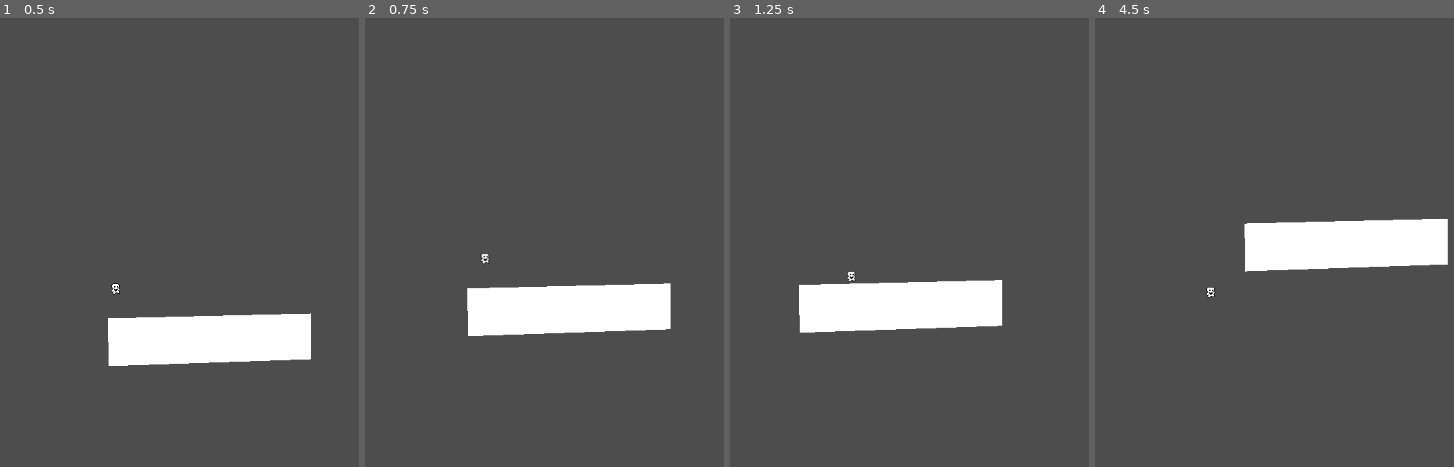
Above: before the commit, frames 1-4 (left to right).
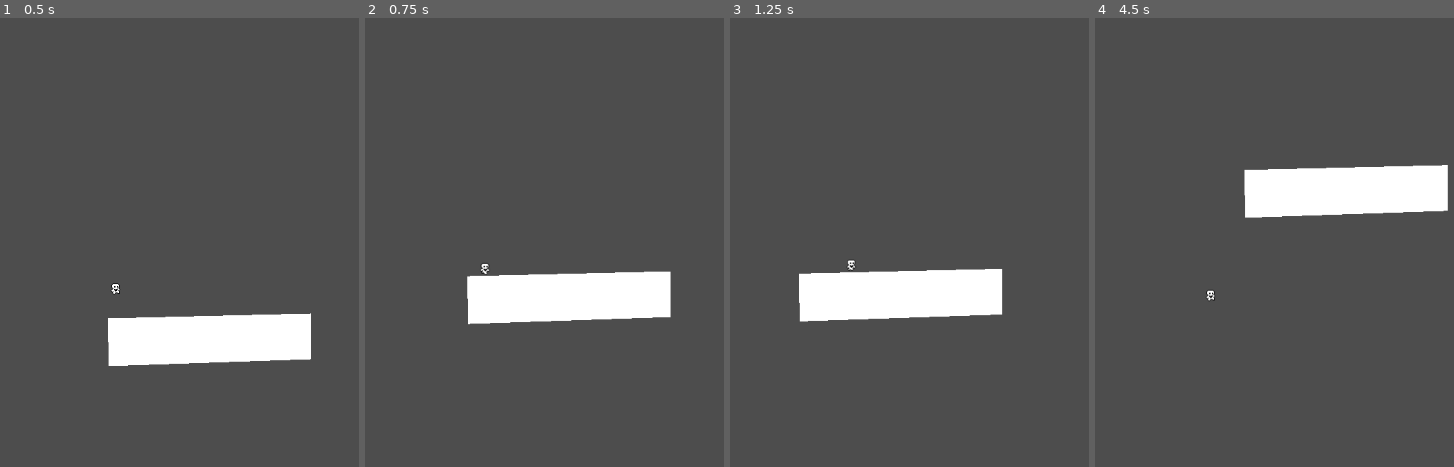
Above: after the commit, the same moments.

Repository: alwong18/AnimalExplorer
Game: Godot game, scene res://Scenes/World.tscn
Same seed, same stepped clock (60 frames per second), same inputs: the game is played once before the commit and once after it. This scene is started directly instead of the project's main scene.
Inputs:
- Up to frame 1 (0.5 s): no input
- Up to frame 2 (0.75 s): hold Right (move_right) from 0.53 s (still down); tap Up (move_up) at 0.6 s
- Up to frame 3 (1.25 s): keep holding Right (move_right); tap Up (move_up) at 0.77, 1.07 s
- Up to frame 4 (4.5 s): tap Up (move_up) at 1.35, 1.52, 1.82, 2.1, 2.85, 3.02, 3.32, 3.6, 3.77, 4.07, 4.35 s; release Right (move_right) at 2.03 s; hold Left (move_left) 2.03-4.28 s; hold Right (move_right) from 4.28 s (still down)

Frame 1 is identical in both runs. In frame 2, 3.3% of the frame differs, in the area x 28-86%, y 52-71%; in frame 3, 3.0%; in frame 4, 12%, in the area x 30-99%, y 32-64%.
Error after the commit: Invalid access to property or key 'jump_velocity' on a base object of type 'Resource (PlayerMovementData)'. (res://Scripts/player.gd:31)

Commit message:
Player Movement Data
vid 3

Diff:
--- /dev/null
+++ b/DefaultMovementData.tres
@@ -0,0 +1,12 @@
+[gd_resource type="Resource" script_class="PlayerMovementData" load_steps=2 format=3 uid="uid://cd1foekh3anh6"]
+
+[ext_resource type="Script" path="res://PlayerMovementData.gd" id="1_06124"]
+
+[resource]
+script = ExtResource("1_06124")
+speed = 100.0
+acceleration = 800.0
+friction = 1000.0
+junp_velocity = -250.0
+gravity_scale = 1.0
+air_resistance = 200.0
--- /dev/null
+++ b/FasterMovementData.tres
@@ -0,0 +1,10 @@
+[gd_resource type="Resource" script_class="PlayerMovementData" load_steps=2 format=3 uid="uid://4gjkigw6vll5"]
+
+[ext_resource type="Script" path="res://PlayerMovementData.gd" id="1_52c16"]
+
+[resource]
+script = ExtResource("1_52c16")
+speed = 120.0
+acceleration = 1000.0
+friction = 1000.0
+junp_velocity = -350.0
--- /dev/null
+++ b/PlayerMovementData.gd
@@ -0,0 +1,9 @@
+class_name PlayerMovementData
+extends Resource
+
+@export var speed = 100.0
+@export var acceleration = 800.0
+@export var friction = 1000.0
+@export var junp_velocity = -300.0
+@export var gravity_scale = 1.0
+@export var air_resistance = 200.0
--- a/Scenes/player.tscn
+++ b/Scenes/player.tscn
@@ -1,6 +1,7 @@
-[gd_scene load_steps=13 format=3 uid="uid://b5doxaq34uvii"]
+[gd_scene load_steps=14 format=3 uid="uid://b5doxaq34uvii"]
 
 [ext_resource type="Script" path="res://Scripts/player.gd" id="1_u82nx"]
+[ext_resource type="Resource" uid="uid://cd1foekh3anh6" path="res://DefaultMovementData.tres" id="2_51fm6"]
 [ext_resource type="Texture2D" uid="uid://cd2oa1cqn30xj" path="res://player.png" id="2_d22rd"]
 
 [sub_resource type="AtlasTexture" id="AtlasTexture_7s3r1"]
@@ -82,8 +83,9 @@
 
 [node name="Player" type="CharacterBody2D"]
 floor_constant_speed = true
-floor_snap_length = 2.0
+floor_snap_length = 3.0
 script = ExtResource("1_u82nx")
+movement_data = ExtResource("2_51fm6")
 
 [node name="Camera2D" type="Camera2D" parent="."]
 position = Vector2(2.08165e-12, -32)
--- a/Scripts/player.gd
+++ b/Scripts/player.gd
@@ -1,9 +1,6 @@
 extends CharacterBody2D
 
-const SPEED = 100.0
-const ACCELERATION = 800.0
-const FRICTION = 1000.0
-const JUMP_VELOCITY = -300.0
+@export var movement_data : PlayerMovementData
 
 var gravity = ProjectSettings.get_setting("physics/2d/default_gravity")
 
@@ -16,6 +13,7 @@
 	var input_axis = Input.get_axis("move_left", "move_right")
 	handle_acceleration(input_axis, delta)
 	apply_friction(input_axis, delta)
+	apply_air_resistance(input_axis, delta)
 	update_animations(input_axis)
 	var was_on_floor = is_on_floor()
 	move_and_slide()
@@ -25,23 +23,27 @@
 
 func apply_gravity(delta):
 	if not is_on_floor():
-		velocity.y += gravity * delta
+		velocity.y += gravity * movement_data.gravity_scale * delta
 
 func handle_jump():
 	if is_on_floor() or coyote_jump_timer.time_left > 0.0:
 		if Input.is_action_just_pressed("move_up"):
-			velocity.y = JUMP_VELOCITY
+			velocity.y = movement_data.jump_velocity
 		if not is_on_floor():
-			if Input.is_action_just_released("move_up") and velocity.y < JUMP_VELOCITY / 2:
-				velocity.y = JUMP_VELOCITY / 2
+			if Input.is_action_just_released("move_up") and velocity.y < movement_data.jump_velocity / 2:
+				velocity.y = movement_data.jump_velocity / 2
 
 func handle_acceleration(input_axis, delta):
 	if input_axis != 0:
-		velocity.x = move_toward(velocity.x, SPEED * input_axis, ACCELERATION * delta)
+		velocity.x = move_toward(velocity.x, movement_data.speed * input_axis, movement_data.acceleration * delta)
 
 func apply_friction(input_axis, delta):
-		if input_axis == 0:
-			velocity.x = move_toward(velocity.x, 0, FRICTION * delta)
+	if input_axis == 0 and is_on_floor():
+		velocity.x = move_toward(velocity.x, 0, movement_data.friction * delta)
+
+func apply_air_resistance(input_axis, delta):
+	if input_axis == 0 and not is_on_floor():
+		velocity.x = move_toward(velocity.x, 0, movement_data.air_resistance * delta)
 
 func update_animations(input_axis):
 	if input_axis != 0:
--- /dev/null
+++ b/SlowerMovementData.tres
@@ -0,0 +1,11 @@
+[gd_resource type="Resource" script_class="PlayerMovementData" load_steps=2 format=3 uid="uid://b7p1ude6q8d7x"]
+
+[ext_resource type="Script" path="res://PlayerMovementData.gd" id="1_bfkg5"]
+
+[resource]
+script = ExtResource("1_bfkg5")
+speed = 50.0
+acceleration = 600.0
+friction = 800.0
+junp_velocity = -250.0
+gravity_scale = 0.5
